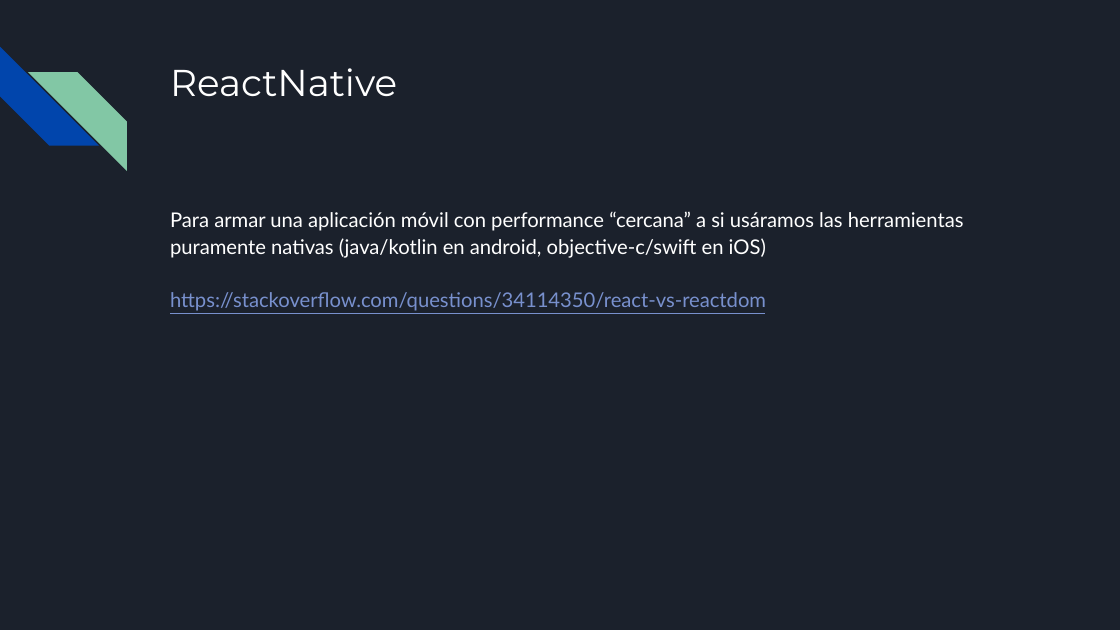
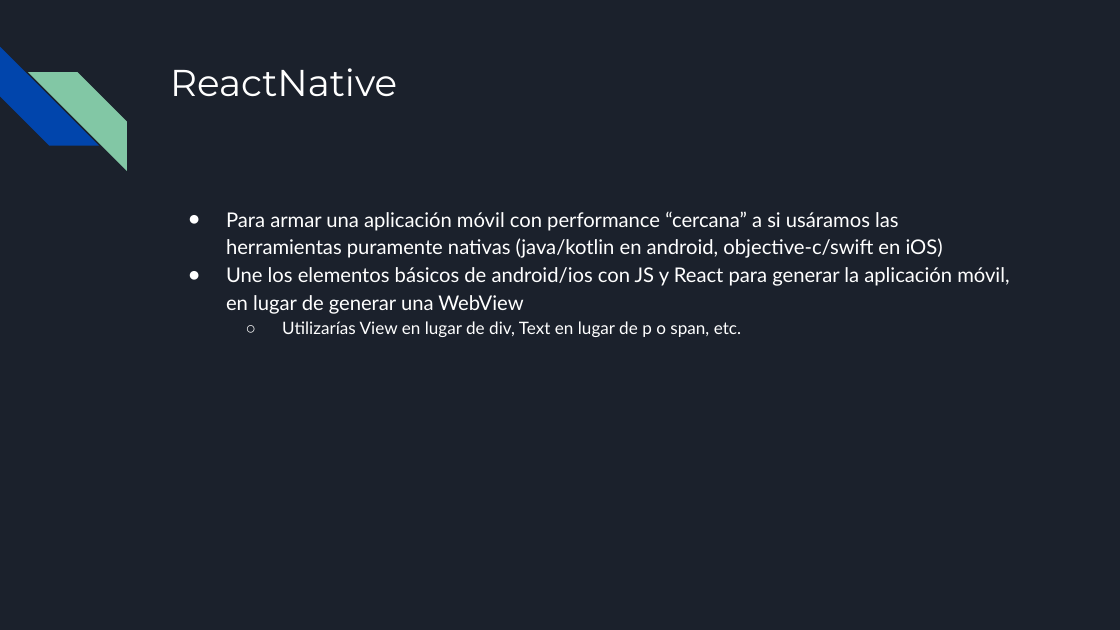
Before and after one commit to francisco-pinchentti/react-basics, a slide deck: slide 5 of docs/React I.odp. Drawn at 1120x630 pixels with LibreOffice and Linux fonts; fonts in the diff are those of the drawing. Boxes give left, top, right and bottom in pixels: in the first picture for what was removed or moved away, otherwise in the second. Text is boxed around its words. In the diff, an @@ line names an element or a change of style, - is before the commit and + after.

```diff
--- a/docs/React I.odp
+++ b/docs/React I.odp
@@ text at box(226, 211, 943, 258): bullet none to ● @@
@@ text at box(226, 267, 1009, 337): text changed; text colour #7890CD to #FFFFFF @@
-https://stackoverflow.com/questions/34114350/react-vs-reactdom
+● Une los elementos básicos de android/ios con JS y React para generar la aplicación móvil, en lugar de generar una WebView
+  ○ Utilizarías View en lugar de div, Text en lugar de p o span, etc.
```
Also in this commit, not shown: 5 other slides changed, 5 slides added, 1 slide removed, 10 other files.
